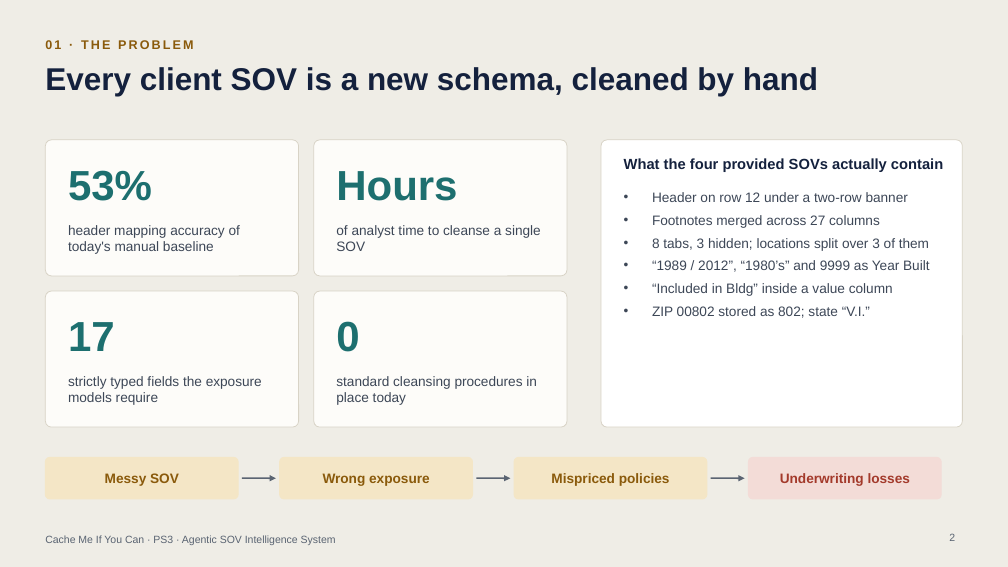
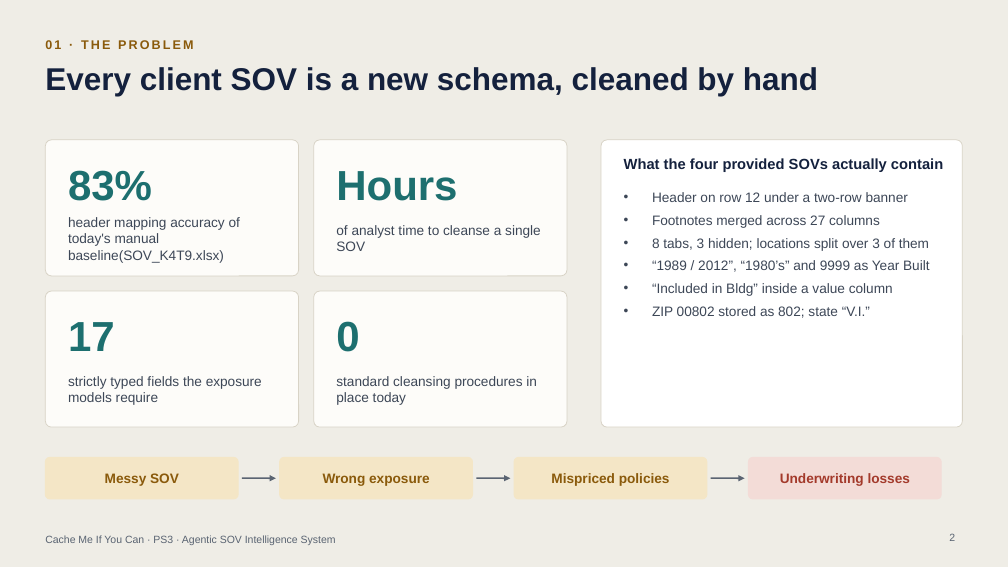
Before and after one commit to Dishan18/Adrosonic_Hackathon, a slide deck: slide 2 of CacheMeIfYouCan_PS3_Final.pptx. Drawn at 1008x567 pixels with LibreOffice and Linux fonts; fonts in the diff are those of the drawing. Boxes give left, top, right and bottom in pixels: in the first picture for what was removed or moved away, otherwise in the second. Text is boxed around its words. In the diff, an @@ line names an element or a change of style, - is before the commit and + after.

```diff
--- a/CacheMeIfYouCan_PS3_Final.pptx
+++ b/CacheMeIfYouCan_PS3_Final.pptx
@@ text at <box>68,170,152,201</box>: text changed @@
-53%
+83%
@@ text at <box>68,217,240,263</box>: text changed @@
-header mapping accuracy of today's manual baseline
+header mapping accuracy of today's manual baseline(SOV_K4T9.xlsx)
```
Also in this commit, not shown: 5 other slides changed, 12 other files.
